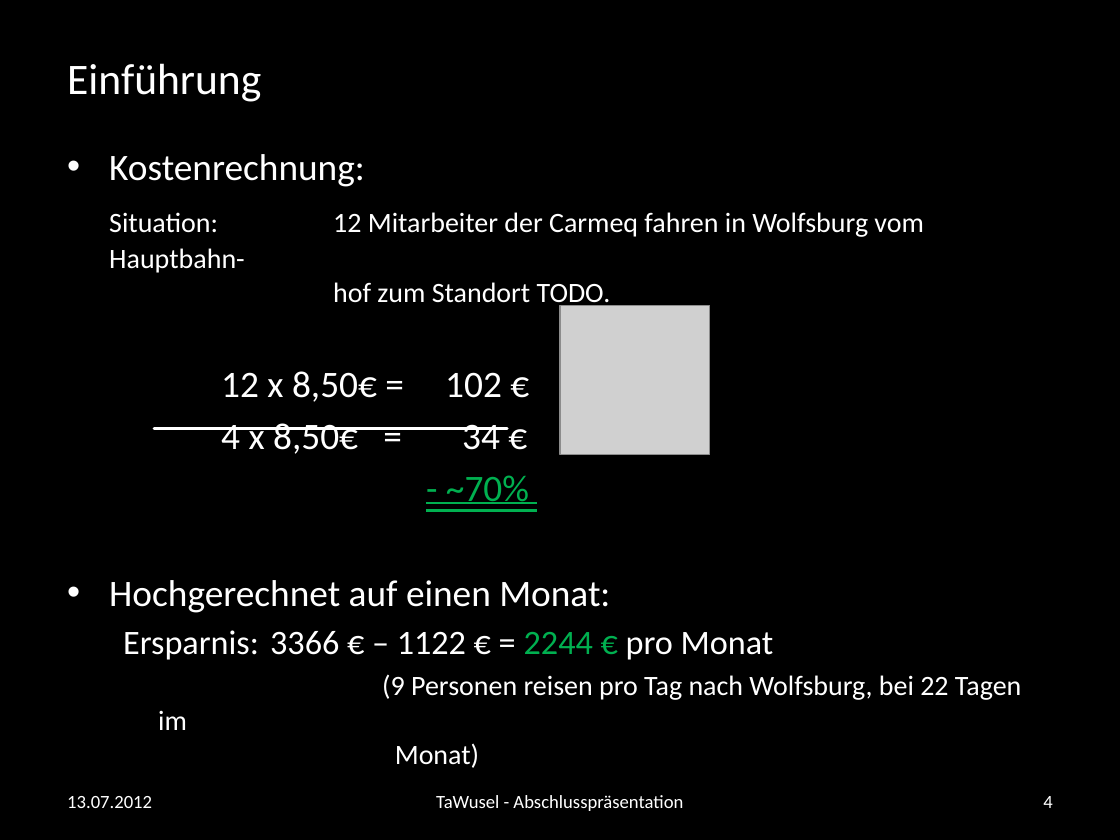
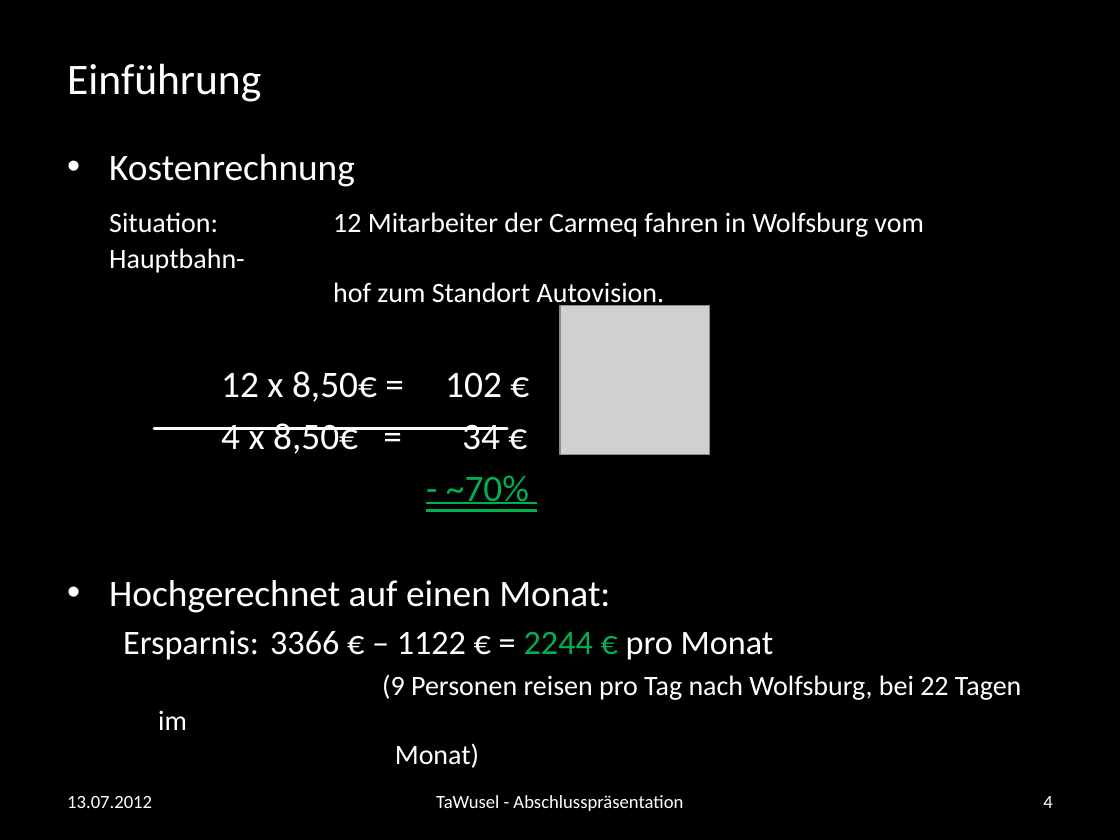
Before and after one commit to andreasnuesslein/swp_kp2_2012_gruppe1, a slide deck: slide 4 of Abschluss-Praesentation/vorlage.pptx. Drawn at 1120x840 pixels with LibreOffice and Linux fonts; fonts in the diff are those of the drawing; grey boxes stand for pictures; background and template pictures are left out. Boxes give left, top, right and bottom in pixels: in the first picture for what was removed or moved away, otherwise in the second. Text is boxed around its words. In the diff, an @@ line names an element or a change of style, - is before the commit and + after.

```diff
--- a/Abschluss-Praesentation/vorlage.pptx
+++ b/Abschluss-Praesentation/vorlage.pptx
@@ text at [109, 154, 924, 308]: text changed @@
-• Kostenrechnung:
-Situation: 12 Mitarbeiter der Carmeq fahren in Wolfsburg vom Hauptbahn-
-hof zum Standort TODO.
+• Kostenrechnung
+Situation: 12 Mitarbeiter der Carmeq fahren in Wolfsburg vom Hauptbahn-
+hof zum Standort Autovision.
```
Also in this commit, not shown: 2 other slides changed, 2 other files.
